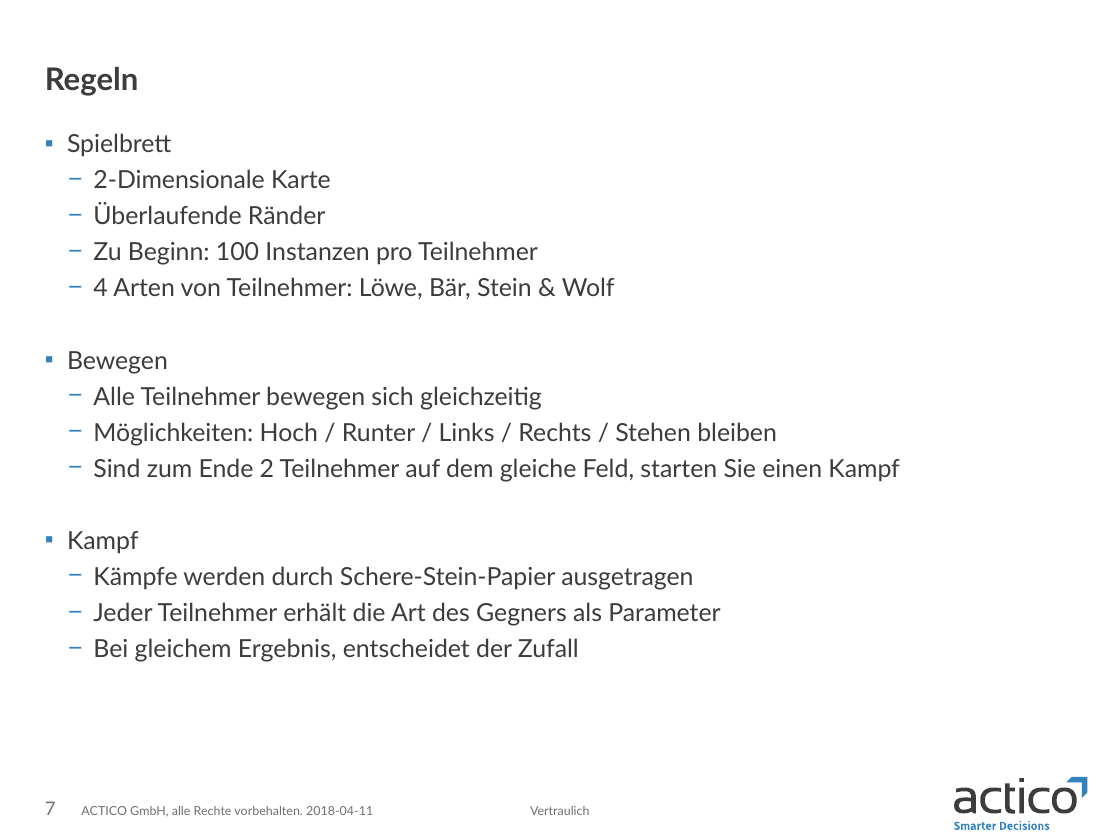
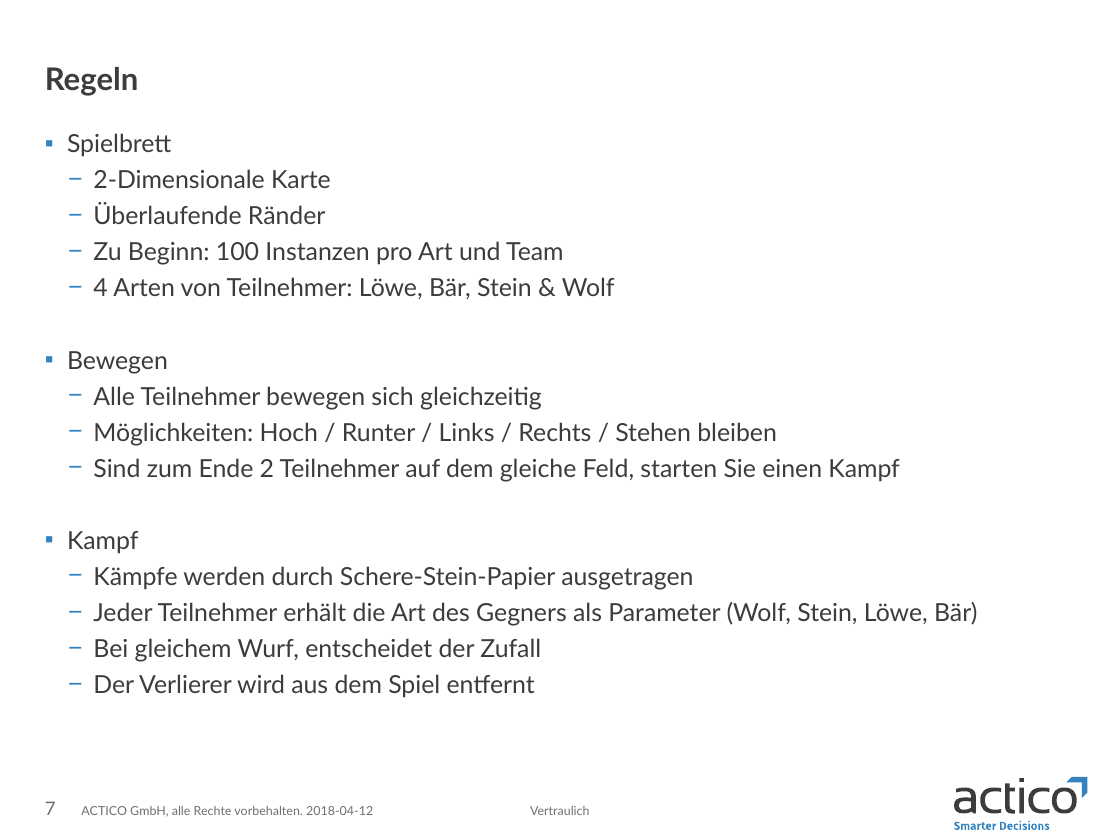
Before and after one commit to ni851ste/actico-code-challenge-wolf, a slide deck: slide 7 of media/powerpoint.pptx. Drawn at 1120x840 pixels with LibreOffice and Linux fonts; fonts in the diff are those of the drawing. Boxes give left, top, right and bottom in pixels: in the first picture for what was removed or moved away, otherwise in the second. Text is boxed around its words. In the diff, an @@ line names an element or a change of style, - is before the commit and + after.

```diff
--- a/media/powerpoint.pptx
+++ b/media/powerpoint.pptx
@@ text at (93,241,563,265): text changed @@
-  − Zu Beginn: 100 Instanzen pro Teilnehmer
+  − Zu Beginn: 100 Instanzen pro Art und Team
@@ text at (93,602,977,698): text changed @@
-  − Jeder Teilnehmer erhält die Art des Gegners als Parameter
-  − Bei gleichem Ergebnis, entscheidet der Zufall
+  − Jeder Teilnehmer erhält die Art des Gegners als Parameter (Wolf, Stein, Löwe, Bär)
+  − Bei gleichem Wurf, entscheidet der Zufall
+  − Der Verlierer wird aus dem Spiel entfernt
@@ text at (81,806,373,816): text changed @@
-ACTICO GmbH, alle Rechte vorbehalten. 2018-04-11
+ACTICO GmbH, alle Rechte vorbehalten. 2018-04-12
```
Also in this commit, not shown: 9 other slides changed, 2 slides added, 4 slides removed.
